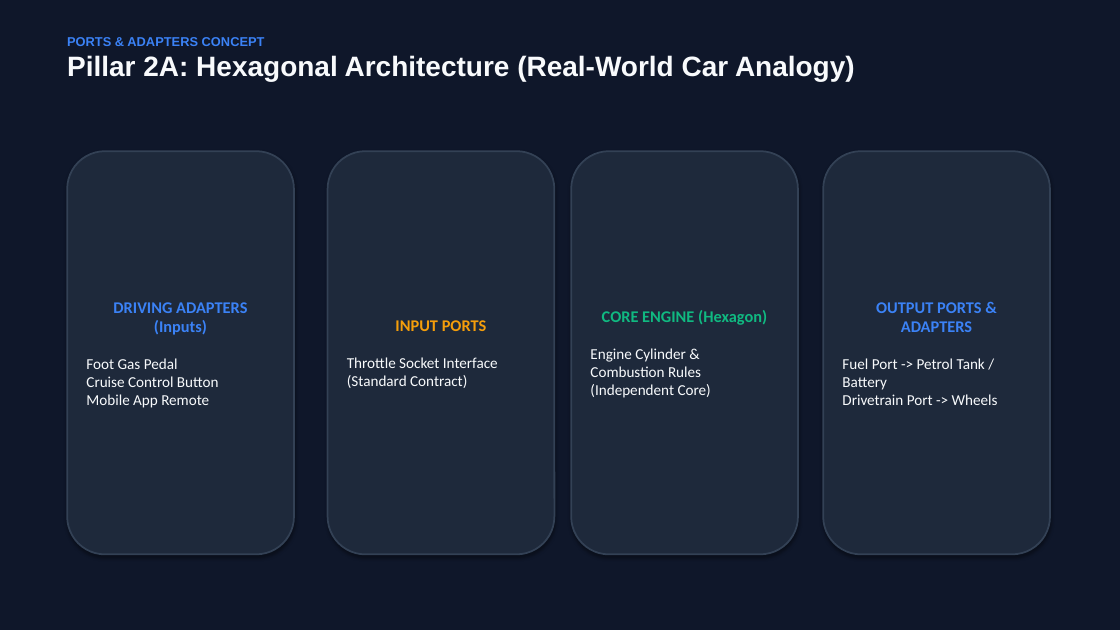
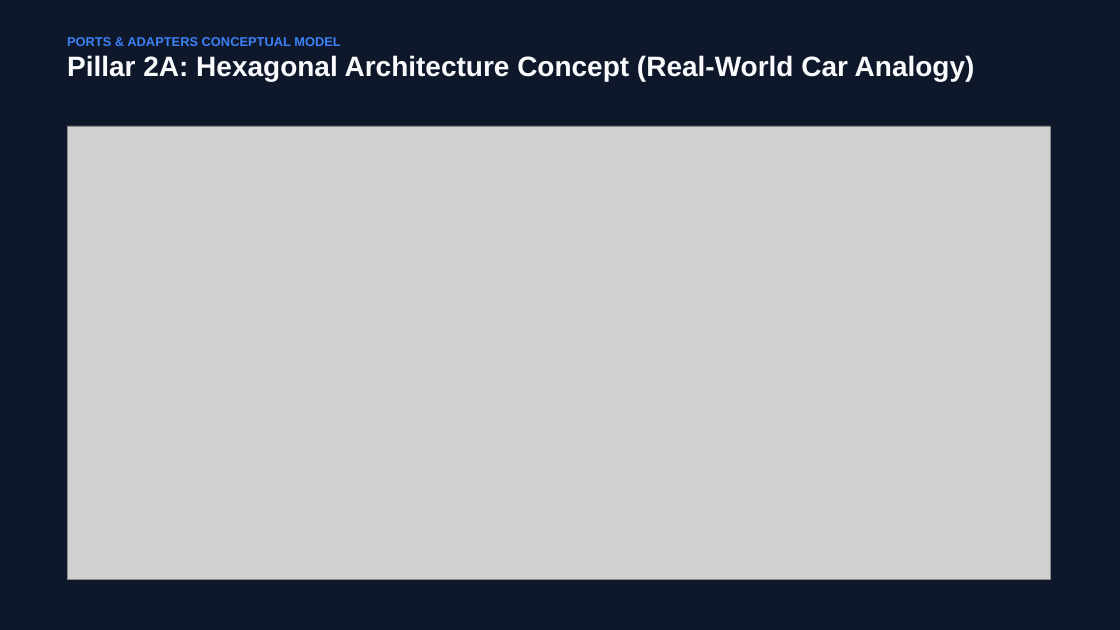
Before and after one commit to hykuBipin/DDD_HEXAGONAL_ARCHUNIT_NEW, a slide deck: slide 4 of Satellite_Architecture_DDD_Hexagonal_ArchUnit.pptx. Drawn at 1120x630 pixels with LibreOffice and Linux fonts; fonts in the diff are those of the drawing; grey boxes stand for pictures. Boxes give left, top, right and bottom in pixels: in the first picture for what was removed or moved away, otherwise in the second. Text is boxed around its words. In the diff, an @@ line names an element or a change of style, - is before the commit and + after.

Commit message:
docs: add embedded HD architectural diagram images for DDD, Car Analogy, and Hexagonal Codebase to PPTX

```diff
--- a/Satellite_Architecture_DDD_Hexagonal_ArchUnit.pptx
+++ b/Satellite_Architecture_DDD_Hexagonal_ArchUnit.pptx
@@ text at (x1=67, y1=37, x2=975, y2=82): text changed @@
-PORTS & ADAPTERS CONCEPT
-Pillar 2A: Hexagonal Architecture (Real-World Car Analogy)
+PORTS & ADAPTERS CONCEPTUAL MODEL
+Pillar 2A: Hexagonal Architecture Concept (Real-World Car Analogy)
@@ picture added at (x1=67, y1=126, x2=1050, y2=580) @@
@@ rounded rectangle removed at (x1=67, y1=151, x2=294, y2=555) @@
-DRIVING ADAPTERS (Inputs)
-Foot Gas Pedal
-Cruise Control Button
-Mobile App Remote
@@ rounded rectangle removed at (x1=328, y1=151, x2=555, y2=555) @@
-INPUT PORTS
-Throttle Socket Interface
-(Standard Contract)
@@ rounded rectangle removed at (x1=571, y1=151, x2=798, y2=555) @@
-CORE ENGINE (Hexagon)
-Engine Cylinder &
-Combustion Rules
-(Independent Core)
@@ rounded rectangle removed at (x1=823, y1=151, x2=1050, y2=555) @@
-OUTPUT PORTS & ADAPTERS
-Fuel Port -> Petrol Tank / Battery
-Drivetrain Port -> Wheels
```
Also in this commit, not shown: 3 other slides changed, 5 other files.
